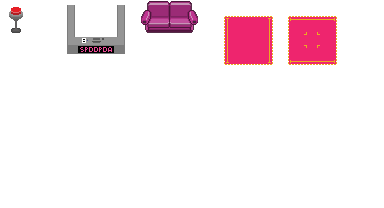
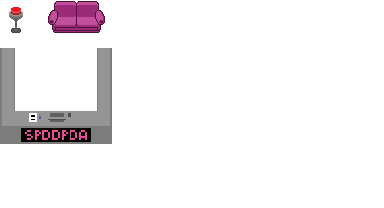
Before/after of a 384x208 layered artwork. What changed in the layer stack:
removed layer "Livello 2" over [288, 16, 337, 65]
removed layer "Livello 1" over [224, 16, 273, 65]
painted on "Couch" over [48, 1, 198, 33]
painted on "SPDDPDA sign" over [0, 46, 114, 144]
painted on "Livello1" over [67, 5, 125, 54]
